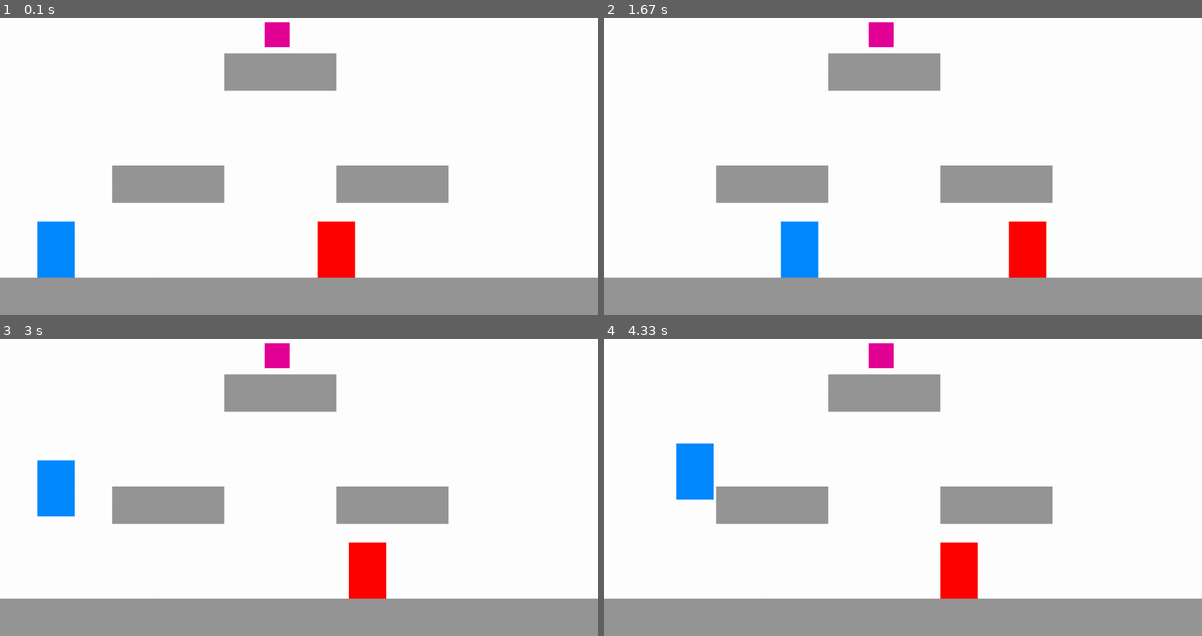
Above: before the commit, frames 1-4 (two rows, left to right).
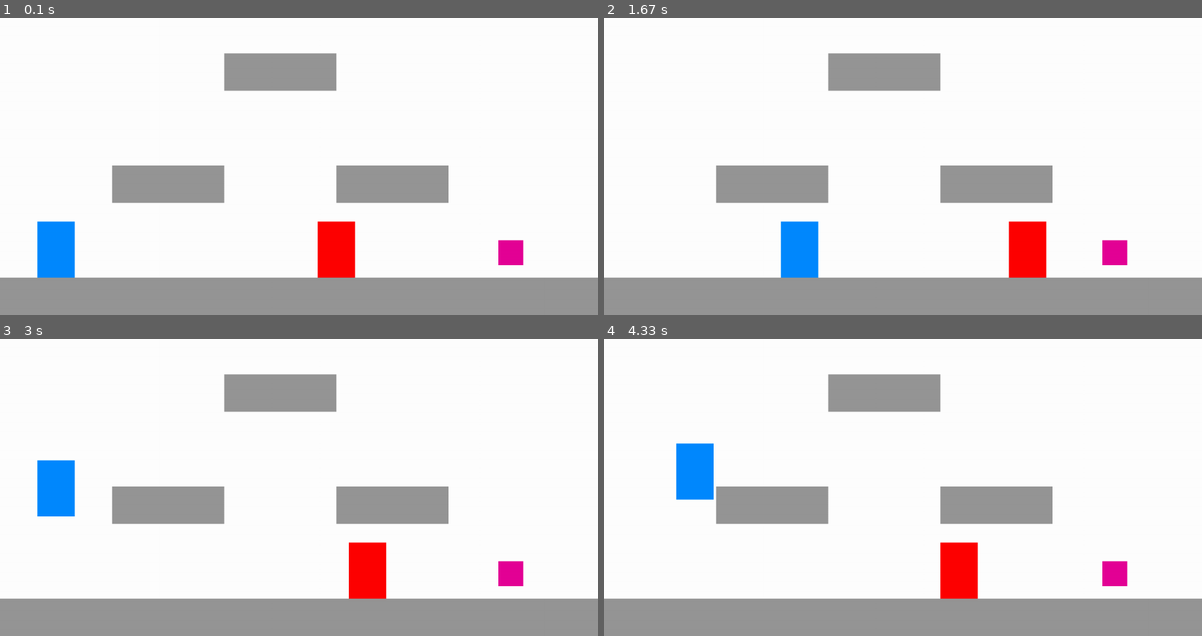
Above: after the commit, the same moments.

Repository: samMunoz414/Robo-Dog-Rescue
Game: pygame game, started from Robo-Dog-Rescue.py
Two runs of this game, one before a commit and one after it. Both use one fixed random seed, a clock stepped at 60 frames per second and the inputs below.
Inputs:
- Up to frame 1 (0.1 s): no input
- Up to frame 2 (1.67 s): hold Right 0.33-0.8 s; hold Up 0.83-1.13 s; hold Right 1.17-1.63 s
- Up to frame 3 (3 s): hold Left 1.67-2.2 s; hold Left 2.23-2.63 s; hold Up from 2.67 s (still down)
- Up to frame 4 (4.33 s): release Up at 3.03 s; hold Right 3.07-3.7 s; hold Left 3.73-4.2 s; hold Right from 4.23 s (still down)

The runs differ from the first frame. In frame 1, 0.7% of the frame differs, in the area x 44-88%, y 1-84%; in frame 2, 0.7%; in frame 3, 0.7%; in frame 4, 0.7%.

Commit message:
Add files via upload

Diff:
--- a/Levels.py
+++ b/Levels.py
@@ -48,10 +48,8 @@
     		for i in range(3):
     			gear = Gear(((i+22)*60)+10, 70)
     			powerups_list.add(gear)
-    		lightingrod = LightingRod(425, 250)
+    		lightingrod = LightingRod(800, 600)
     		powerups_list.add(lightingrod)
-    		lasergun = LaserGun(1450, 430)
-    		powerups_list.add(lasergun)
     	return powerups_list
 
     # Make a ground for the program
